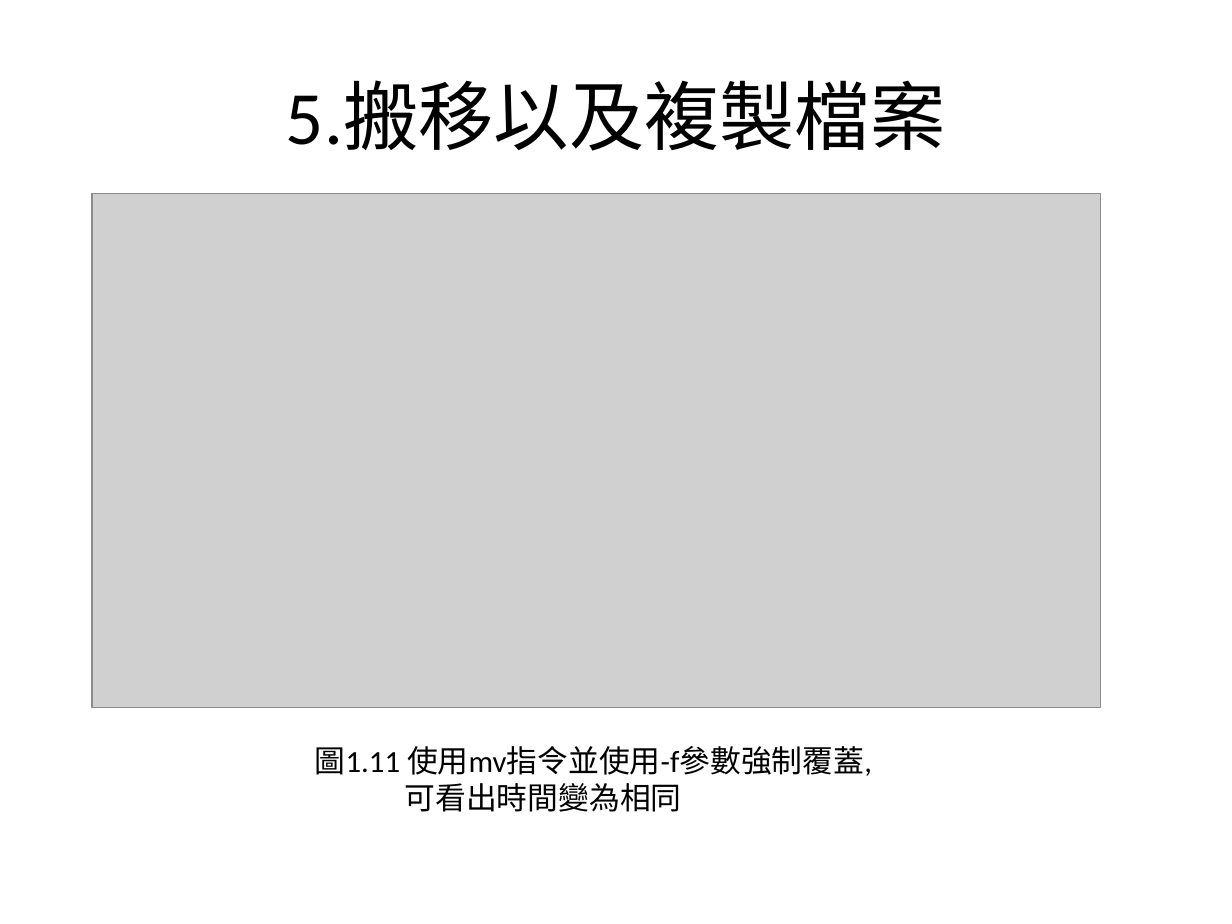
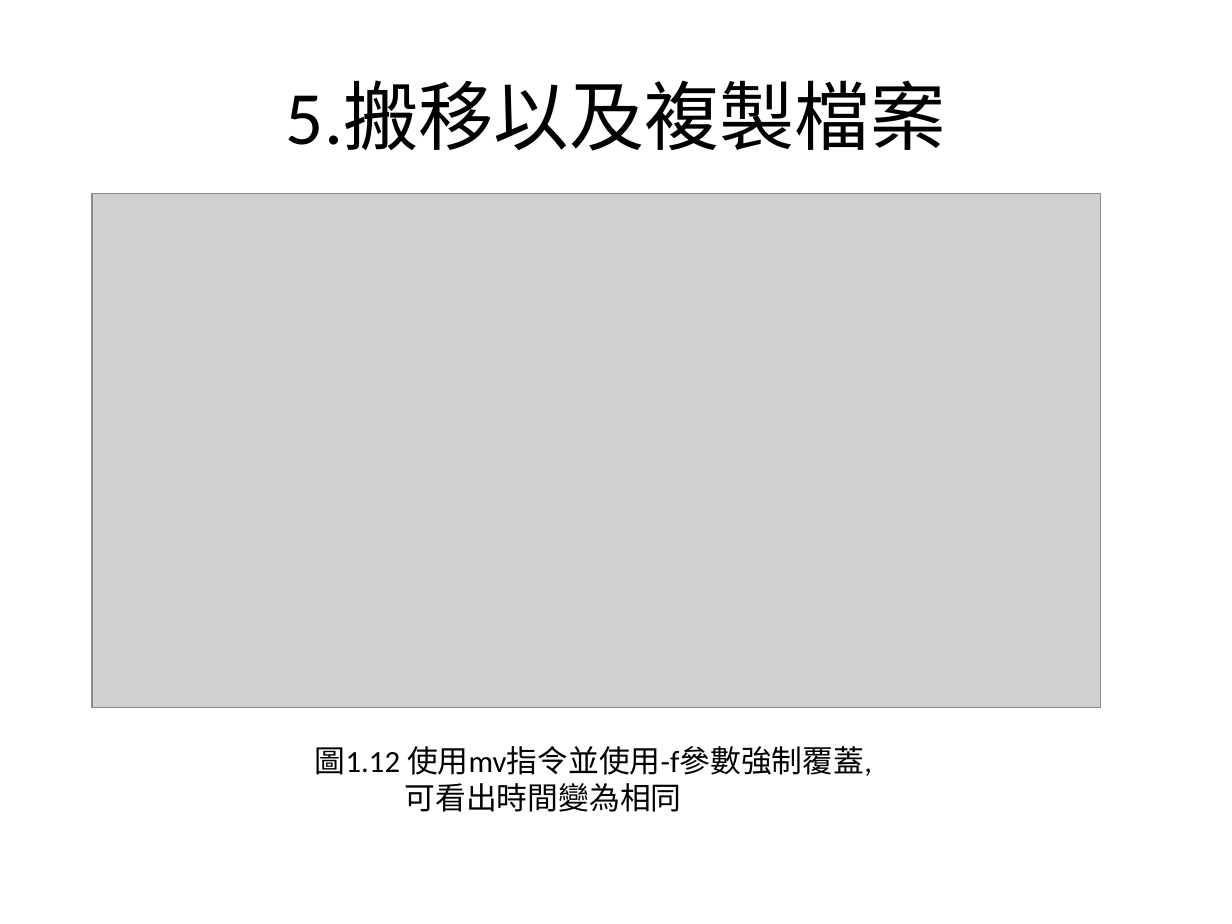
Before and after one commit to charlie11438/note, a slide deck: slide 14 of Linux/Linux_1.pptx. Drawn at 1232x924 pixels with LibreOffice and Linux fonts; fonts in the diff are those of the drawing; grey boxes stand for pictures. Boxes give left, top, right and bottom in pixels: in the first picture for what was removed or moved away, otherwise in the second. Text is boxed around its words. In the diff, an @@ line names an element or a change of style, - is before the commit and + after.

```diff
--- a/Linux/Linux_1.pptx
+++ b/Linux/Linux_1.pptx
@@ text at [315, 746, 872, 776]: text changed @@
-圖1.11 使用mv指令並使用-f參數強制覆蓋,
+圖1.12 使用mv指令並使用-f參數強制覆蓋,
```
Also in this commit, not shown: 8 other slides changed.
